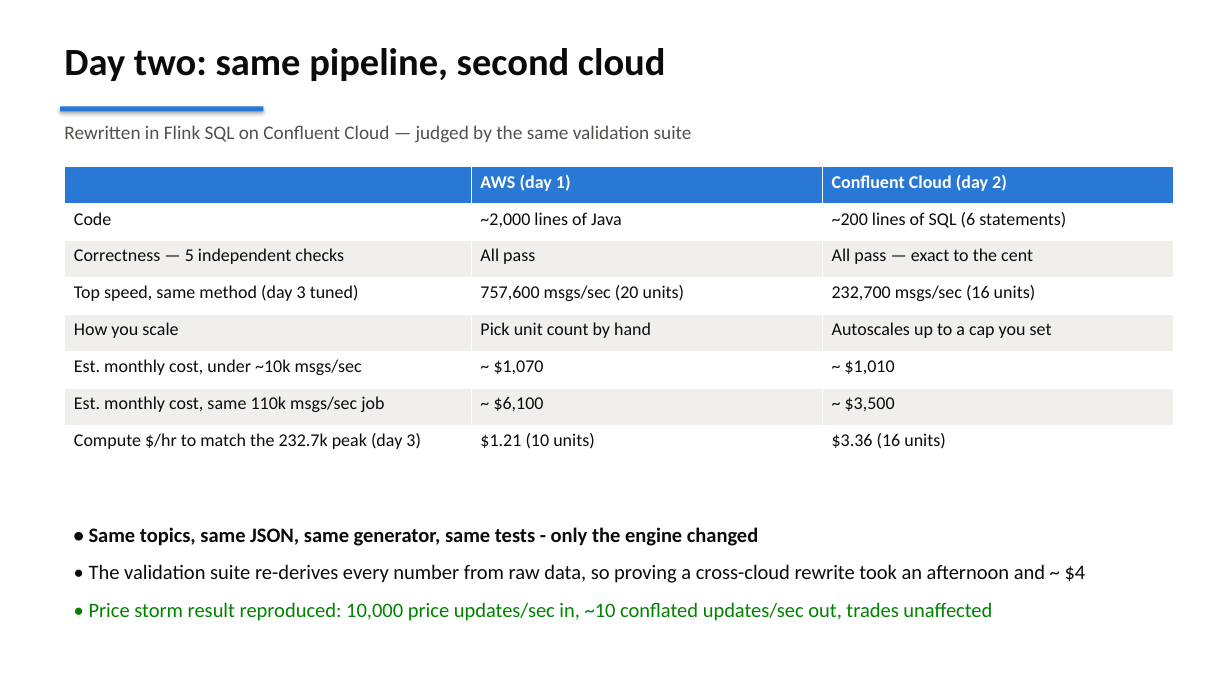
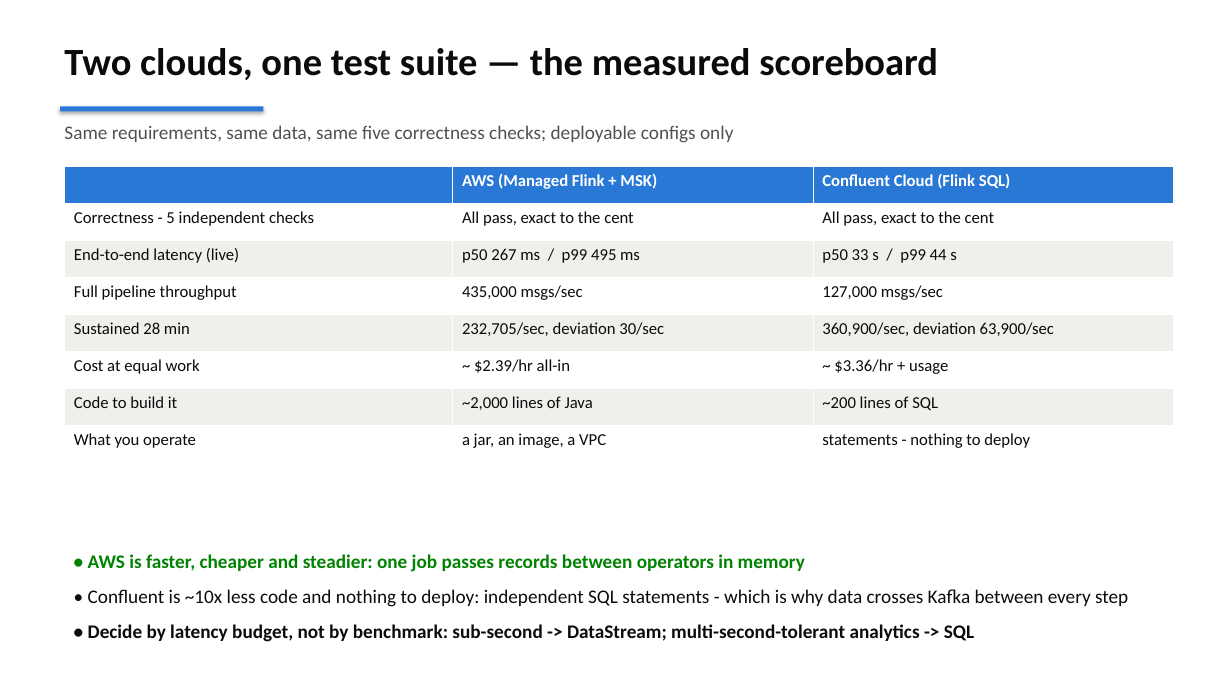
Before and after one commit to jimzucker/flink-fable5, a slide deck: slide 9 of docs/flink-demo-exec-briefing.pptx. Drawn at 1232x693 pixels with LibreOffice and Linux fonts; fonts in the diff are those of the drawing. Boxes give left, top, right and bottom in pixels: in the first picture for what was removed or moved away, otherwise in the second. Text is boxed around its words. In the diff, an @@ line names an element or a change of style, - is before the commit and + after.

```diff
--- a/docs/flink-demo-exec-briefing.pptx
+++ b/docs/flink-demo-exec-briefing.pptx
@@ text at [64,48,938,80]: text changed @@
-Day two: same pipeline, second cloud
+Two clouds, one test suite — the measured scoreboard
@@ text at [64,125,733,143]: text changed @@
-Rewritten in Flink SQL on Confluent Cloud — judged by the same validation suite
+Same requirements, same data, same five correctness checks; deployable configs only
@@ table at [65,166,1174,462] @@
-row 1, column 2: AWS (day 1)
+row 1, column 2: AWS (Managed Flink + MSK)
-row 1, column 3: Confluent Cloud (day 2)
+row 1, column 3: Confluent Cloud (Flink SQL)
-row 2: Code | ~2,000 lines of Java | ~200 lines of SQL (6 statements)
+row 2: Correctness - 5 independent checks | All pass, exact to the cent | All pass, exact to the cent
-row 3: Correctness — 5 independent checks | All pass | All pass — exact to the cent
+row 3: End-to-end latency (live) | p50 267 ms / p99 495 ms | p50 33 s / p99 44 s
-row 4: Top speed, same method (day 3 tuned) | 757,600 msgs/sec (20 units) | 232,700 msgs/sec (16 units)
+row 4: Full pipeline throughput | 435,000 msgs/sec | 127,000 msgs/sec
-row 5: How you scale | Pick unit count by hand | Autoscales up to a cap you set
+row 5: Sustained 28 min | 232,705/sec, deviation 30/sec | 360,900/sec, deviation 63,900/sec
-row 6: Est. monthly cost, under ~10k msgs/sec | ~ $1,070 | ~ $1,010
+row 6: Cost at equal work | ~ $2.39/hr all-in | ~ $3.36/hr + usage
-row 7: Est. monthly cost, same 110k msgs/sec job | ~ $6,100 | ~ $3,500
+row 7: Code to build it | ~2,000 lines of Java | ~200 lines of SQL
-row 8: Compute $/hr to match the 232.7k peak (day 3) | $1.21 (10 units) | $3.36 (16 units)
+row 8: What you operate | a jar, an image, a VPC | statements - nothing to deploy
@@ text at [88,554,1128,642]: text changed; size 16 to 15 pt; bold on @@
-• Same topics, same JSON, same generator, same tests - only the engine changed
-• The validation suite re-derives every number from raw data, so proving a cross-cloud rewrite took an afternoon and ~ $4
-• Price storm result reproduced: 10,000 price updates/sec in, ~10 conflated updates/sec out, trades unaffected
+• AWS is faster, cheaper and steadier: one job passes records between operators in memory
+• Confluent is ~10x less code and nothing to deploy: independent SQL statements - which is why data crosses Kafka between every step
+• Decide by latency budget, not by benchmark: sub-second -> DataStream; multi-second-tolerant analytics -> SQL
```
Also in this commit, not shown: 1 other slide changed, 9 other files.
